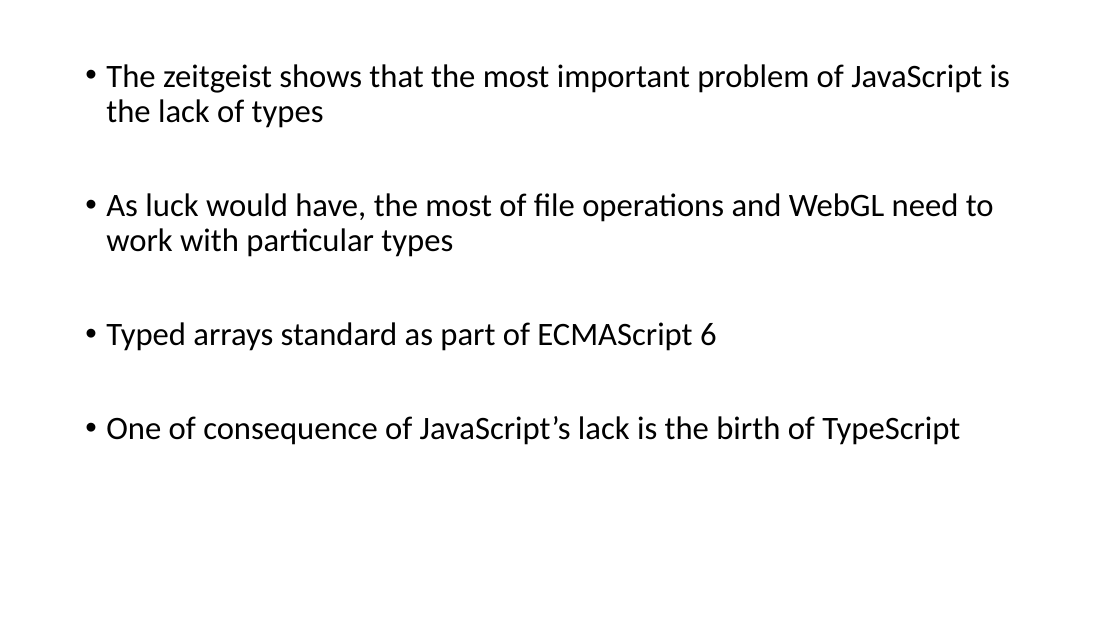
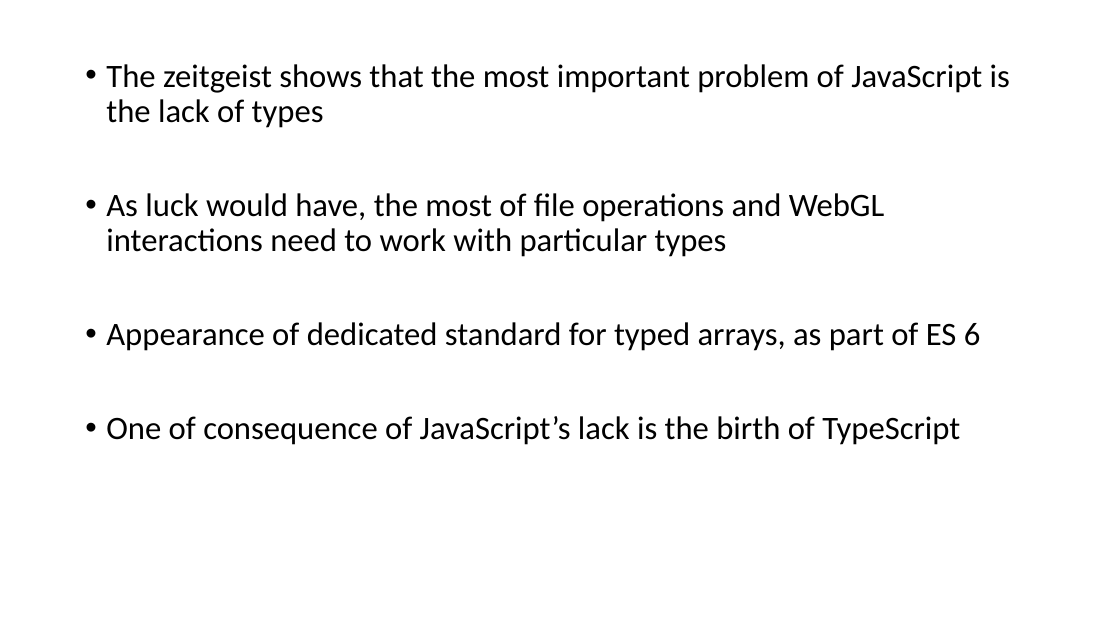
Before and after one commit to vba/presentations, a slide deck: slide 10 of 2015.js/JavaScript trends 2015.pptx. Drawn at 1120x630 pixels with LibreOffice and Linux fonts; fonts in the diff are those of the drawing. Boxes give left, top, right and bottom in pixels: in the first picture for what was removed or moved away, otherwise in the second. Text is boxed around its words. In the diff, an @@ line names an element or a change of style, - is before the commit and + after.

```diff
--- a/2015.js/JavaScript trends 2015.pptx
+++ b/2015.js/JavaScript trends 2015.pptx
@@ text at <box>106,193,981,351</box>: text changed @@
-• As luck would have, the most of file operations and WebGL need to work with particular types
-• Typed arrays standard as part of ECMAScript 6
+• As luck would have, the most of file operations and WebGL interactions need to work with particular types
+• Appearance of dedicated standard for typed arrays, as part of ES 6
```
Also in this commit, not shown: 6 other slides changed, 19 slides added, 4 slides removed.
